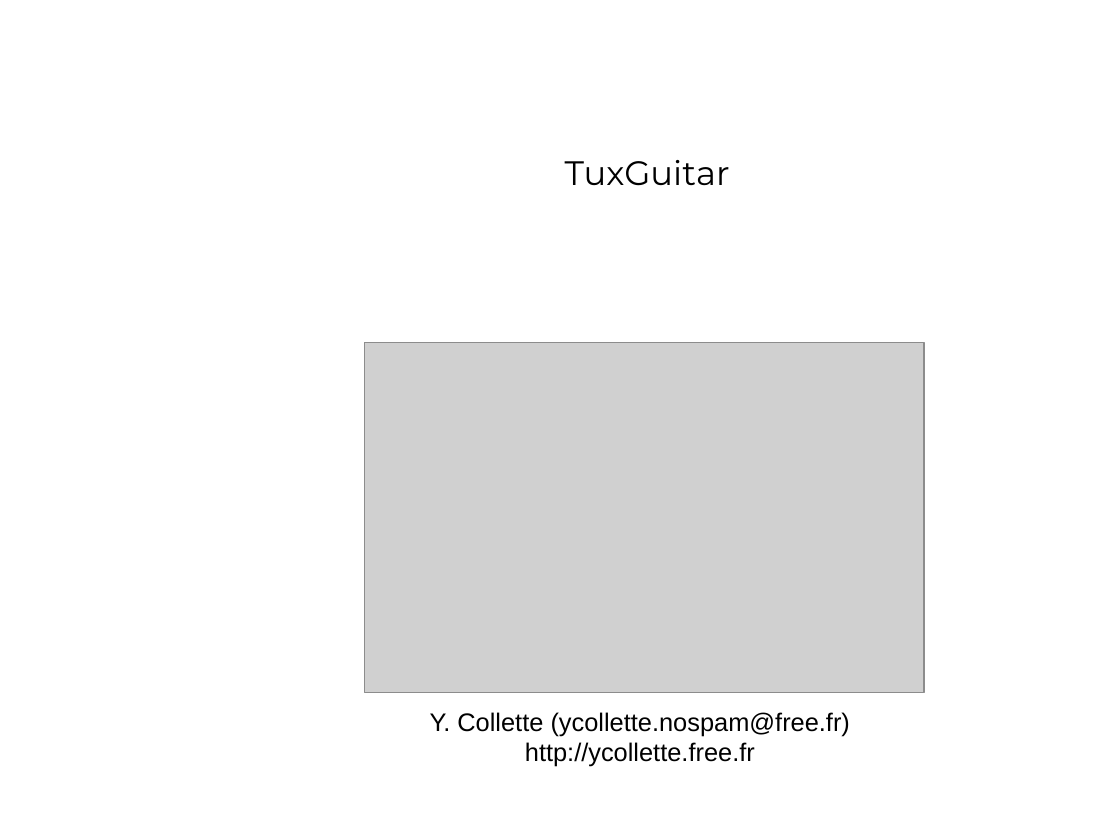
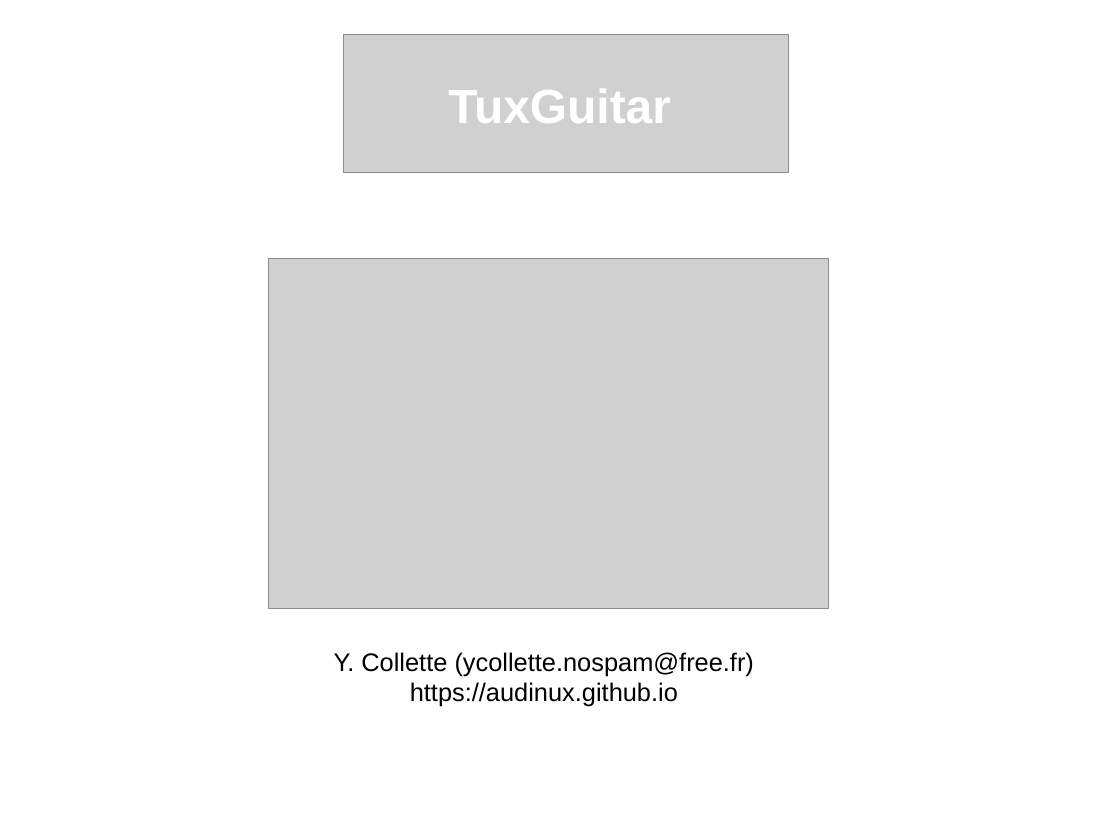
Before and after one commit to audinux/audinux.github.io, a slide deck: slide 1 of workshop/audio/TuxGuitar.odp. Drawn at 1120x840 pixels with LibreOffice and Linux fonts; fonts in the diff are those of the drawing; grey boxes stand for pictures; background and template pictures are left out. Boxes give left, top, right and bottom in pixels: in the first picture for what was removed or moved away, otherwise in the second. Text is boxed around its words. In the diff, an @@ line names an element or a change of style, - is before the commit and + after.

```diff
--- a/workshop/audio/TuxGuitar.odp
+++ b/workshop/audio/TuxGuitar.odp
@@ picture added at [345, 35, 790, 173] @@
@@ text "TuxGuitar": place and size @@
-text "TuxGuitar" at [565, 160, 730, 186]
+text "TuxGuitar" at [448, 89, 671, 123]
@@ text "TuxGuitar" at [448, 89, 671, 123]: size 24 to 34 pt, font Montserrat to Arial, text colour gradient #000000 to #FFFFFF to #FFFFFF, letter outline #000000 0.74 pt to none, bold on; vertical alignment middle to top @@
@@ picture: place and size @@
-picture at [364, 343, 924, 692]
+picture at [268, 258, 828, 608]
@@ text "Y. Collette (ycollette.nospam@free.fr)": place and size @@
-text "Y. Collette (ycollette.nospam@free.fr)" at [430, 712, 850, 767]
+text "Y. Collette (ycollette.nospam@free.fr)" at [334, 652, 754, 707]
@@ text at [410, 682, 678, 707]: text changed @@
-http://ycollette.free.fr
+https://audinux.github.io
```
Also in this commit, not shown: 25 other files.
